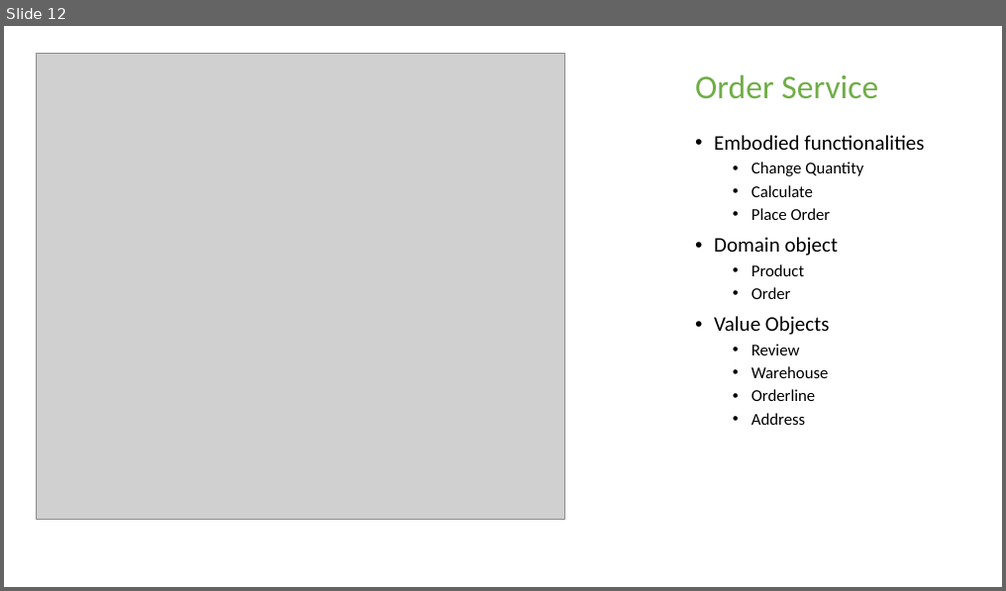
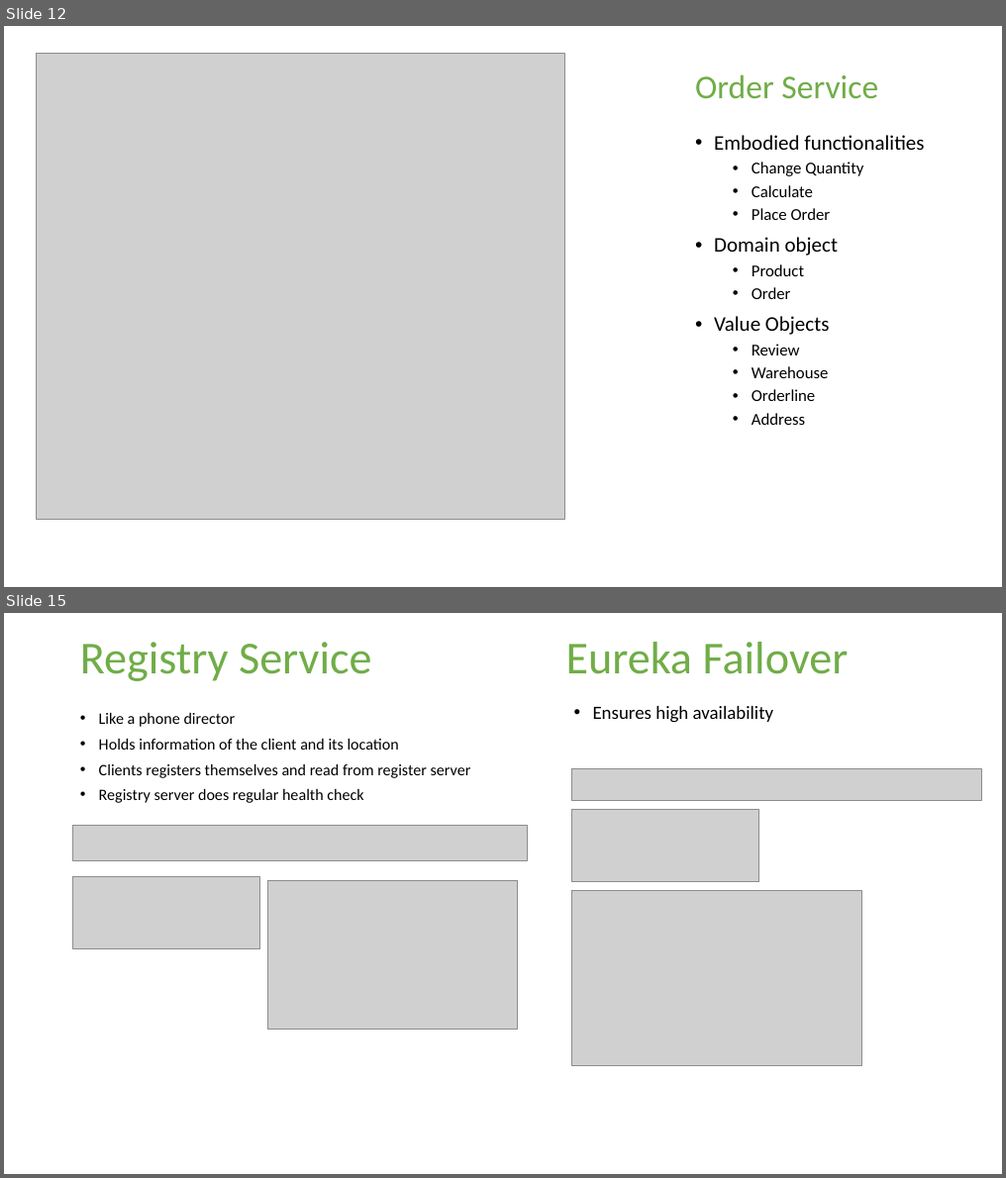
Before and after one commit to Technomax/Swa.WebStore, a slide deck: Documents/WebStore Presentation.pptx. Shown one above the other, each under a label of ours: slide 12 before the commit, slides 12 and 15 after it; the slides between them are not shown. The pictures are 1006x591 and 1006x1178 pixels, drawn with LibreOffice and Linux fonts; fonts in the diff are those of the drawing; grey boxes stand for pictures; background and template pictures are left out. Boxes give left, top, right and bottom in pixels: in the first picture for what was removed or moved away, otherwise in the second. Text is boxed around its words. In the diff, an @@ line names an element or a change of style, - is before the commit and + after.

```diff
--- a/Documents/WebStore Presentation.pptx
+++ b/Documents/WebStore Presentation.pptx
@@ slide 15 added at (4,613,1002,1174), background picture (left out) @@
@@ title added at (80,642,372,681), 44 pt, text #70AD47 @@
+Registry Service
@@ text added at (566,642,848,674), 44 pt, text #70AD47 @@
+Eureka Failover
@@ text added at (99,713,471,803), 15.3 pt, text #000000 @@
+• Like a phone director
+• Holds information of the client and its location
+• Clients registers themselves and read from register server
+• Registry server does regular health check
@@ text added at (593,706,774,723), 18 pt, text #000000 @@
+• Ensures high availability
@@ picture added at (572,768,982,801) @@
@@ picture added at (572,809,759,882) @@
@@ picture added at (73,825,528,861) @@
@@ picture added at (73,876,260,950) @@
@@ picture added at (268,880,517,1029) @@
@@ picture added at (572,890,862,1065) @@
```
Also in this commit, not shown: 3 other slides added, 4 other files.
